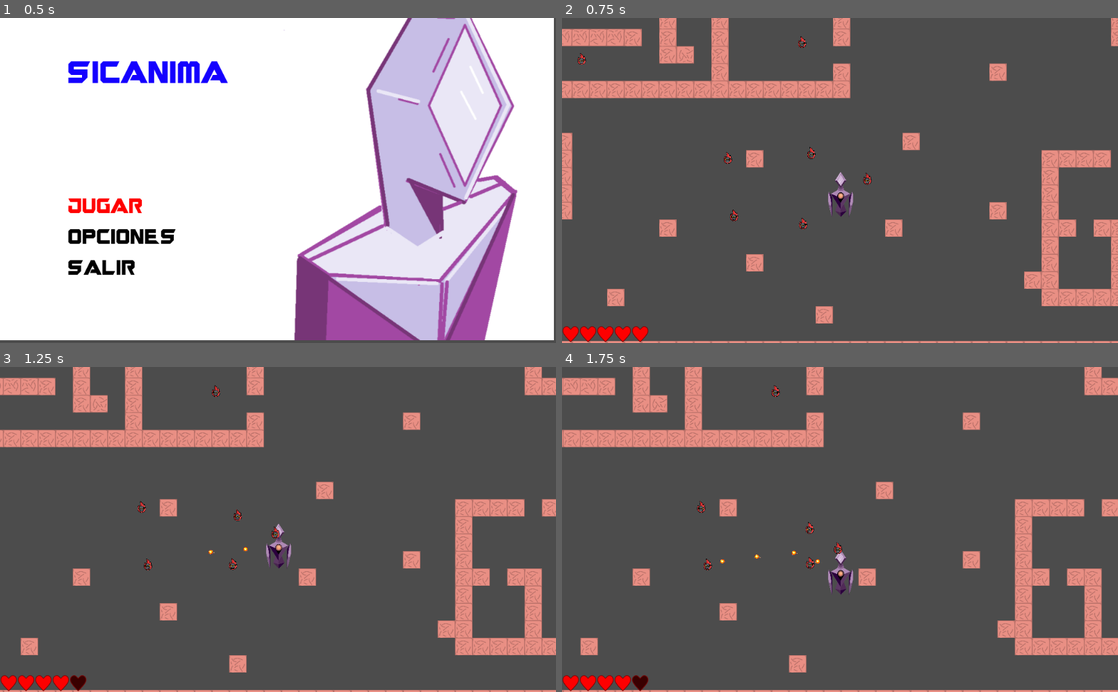
Above: before the commit, frames 1-4 (two rows, left to right).
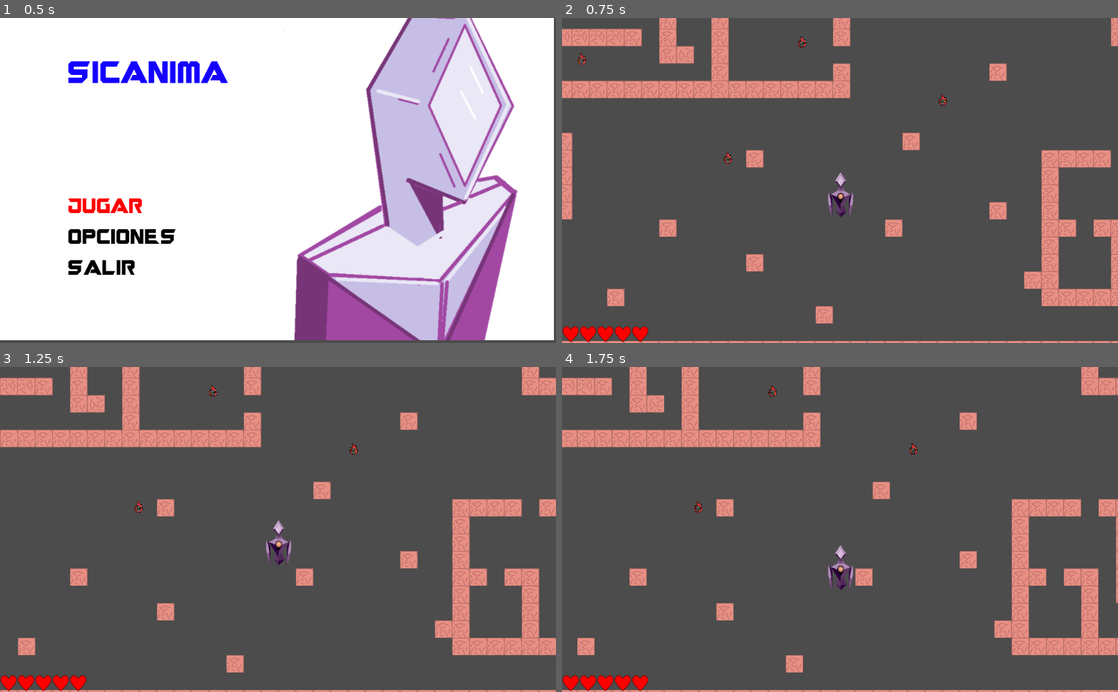
Above: after the commit, the same moments.

Repository: felipe-canales/LVAGames
Game: Godot game, scene res://nodos/MainMenu.tscn
The game is run twice, just before and just after one commit, with the same random seed, the same clock (stepped at 60 frames per second) and the same inputs.
Inputs:
- Up to frame 1 (0.5 s): no input
- Up to frame 2 (0.75 s): tap Enter (enter) at 0.5, 0.6 s; hold D (player_right) from 0.53 s (still down)
- Up to frame 3 (1.25 s): keep holding D (player_right)
- Up to frame 4 (1.75 s): release D (player_right) at 1.28 s; hold S (player_down) from 1.28 s (still down); tap Enter (enter) at 1.35 s

Frame 1 is identical in both runs. In frame 2, 0.2% of the frame differs, in the area x 30-70%, y 23-65%; in frame 3, 5.3%; in frame 4, 5.8%, in the area x 0-100%, y 0-100%.

Commit message:
Arreglando algunos errores

Diff:
--- a/Chapters/Chapter1/level_test.tscn
+++ b/Chapters/Chapter1/level_test.tscn
@@ -61,16 +61,7 @@
 [node name="Enemy3" parent="Enemy_Group" instance=ExtResource( 2 )]
 position = Vector2( 477.589, 429.989 )
 
-[node name="Enemy2" parent="Enemy_Group" instance=ExtResource( 2 )]
-position = Vector2( 476.07, 539.335 )
-
-[node name="Enemy7" parent="Enemy_Group" instance=ExtResource( 2 )]
-position = Vector2( 606.764, 561.228 )
-
-[node name="Enemy8" parent="Enemy_Group" instance=ExtResource( 2 )]
-position = Vector2( 625.34, 408.641 )
-
 [node name="Enemy9" parent="Enemy_Group" instance=ExtResource( 2 )]
-position = Vector2( 748.736, 462.378 )
+position = Vector2( 874.77, 323.483 )
 
 [node name="UI" parent="." instance=ExtResource( 4 )]
--- a/Chapters/Chapters.tscn
+++ b/Chapters/Chapters.tscn
@@ -30,6 +30,10 @@
 		actual_chapter = chapters[num_chapter]
 
 	else:
+		var bullets = get_tree().get_nodes_in_group(\"Bullets\")
+		for bull in bullets:
+			bull.queue_free()
+		get_tree().get_nodes_in_group(\"Chapters\")[0].queue_free()
 		get_tree().change_scene(escena_inicio)
 
 func up_level():
--- a/nodos/Enemy.gd
+++ b/nodos/Enemy.gd
@@ -19,7 +19,7 @@
 var movcont_y = 0
 
 func _ready():
-	pass # Replace with function body.
+	pass
 
 func _physics_process(delta):
 
--- a/nodos/MainMenu.gd
+++ b/nodos/MainMenu.gd
@@ -12,7 +12,6 @@
 
 func _ready():
 	pass
-
 
 func _physics_process(delta):
 
--- a/nodos/Player.tscn
+++ b/nodos/Player.tscn
@@ -53,5 +53,6 @@
 scale = Vector2( 0.2, 0.2 )
 frames = SubResource( 3 )
 animation = "stand"
+frame = 7
 playing = true
 [connection signal="body_entered" from="DamageArea" to="." method="_on_DamageArea_body_entered"]
--- a/nodos/Proyectil.gd
+++ b/nodos/Proyectil.gd
@@ -12,11 +12,7 @@
 
 	position += velocity * delta
 
-
-
-
 func _on_Proyectil_body_entered(body):
-
 
 	match body.get_class():
 		"TileMap":
--- a/nodos/Salir.gd
+++ b/nodos/Salir.gd
@@ -5,10 +5,8 @@
 var image_salir = load("res://scripts/menu/salir.png")
 var image_salir_ = load("res://scripts/menu/salir_.png")
 
-
 func _ready():
 	pass # Replace with function body.
-
 
 func change_status(bol):
 
